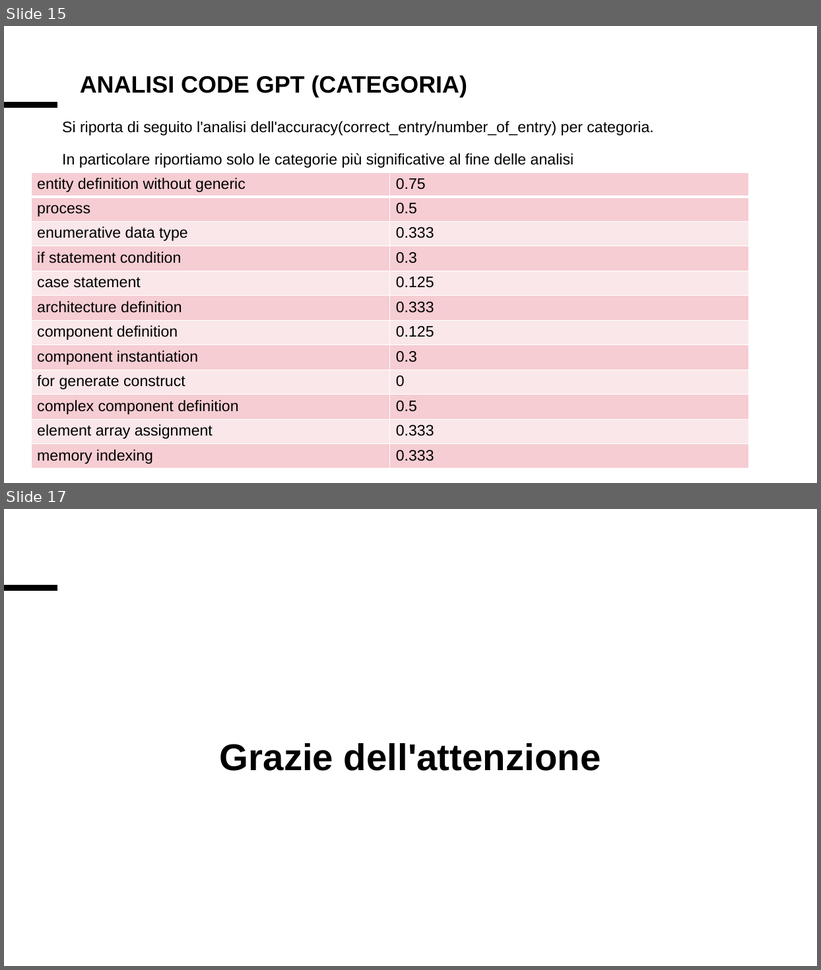
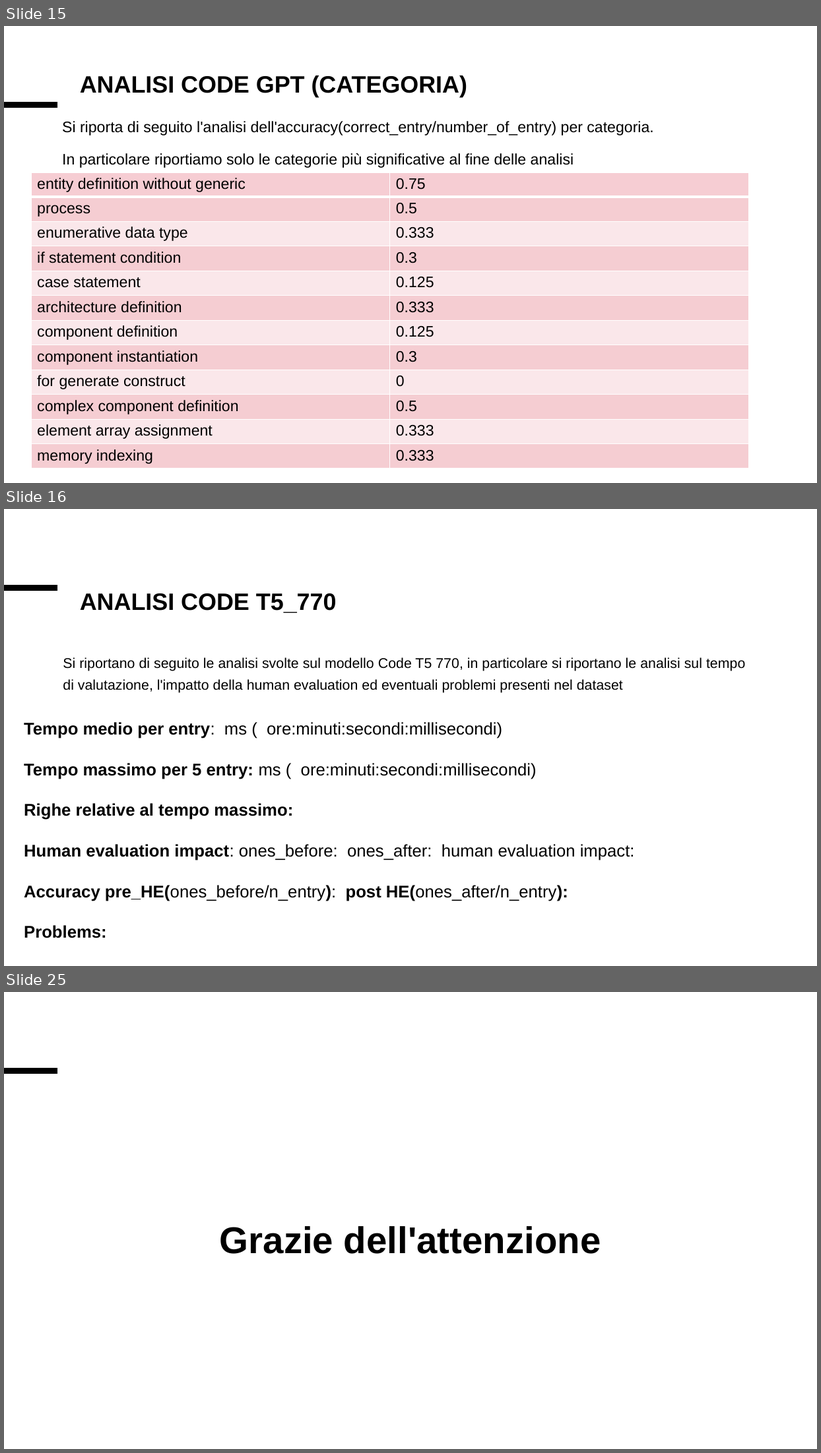
Before and after one commit to Simpronic/Tesi_Generatore_VHDL, a slide deck: altro/Presentazione_risultati.pptx. Shown one above the other, each under a label of ours: slides 15 and 17 before the commit, slides 15, 16 and 25 after it; the slides between them are not shown. The pictures are 821x970 and 821x1453 pixels, drawn with LibreOffice and Linux fonts; fonts in the diff are those of the drawing. Boxes give left, top, right and bottom in pixels: in the first picture for what was removed or moved away, otherwise in the second. Text is boxed around its words. In the diff, an @@ line names an element or a change of style, - is before the commit and + after.

Commit message:
Aggiunta analisi common failure per categoria, modificata la struttura principale per renderla più configurabile

```diff
--- a/altro/Presentazione_risultati.pptx
+++ b/altro/Presentazione_risultati.pptx
@@ slide 16 added at bbox=[4, 509, 817, 966], background #FFFFFF @@
@@ line added from (4, 588) to (57, 588), #000000 6.75 pt @@
@@ line added from (4, 588) to (57, 588), #000000 6.75 pt @@
@@ title added at bbox=[80, 593, 337, 613], 28 pt, text #000000, bold @@
+ANALISI CODE T5_770
@@ text added at bbox=[63, 657, 745, 693], 16.6 pt, text #000000 @@
+Si riportano di seguito le analisi svolte sul modello Code T5 770, in particolare si riportano le analisi sul tempo di valutazione, l'impatto della human evaluation ed eventuali problemi presenti nel dataset
@@ text added at bbox=[24, 722, 635, 939], 20 pt, text #000000 @@
+Tempo medio per entry: ms ( ore:minuti:secondi:millisecondi)
+Tempo massimo per 5 entry: ms ( ore:minuti:secondi:millisecondi)
+Righe relative al tempo massimo:
+Human evaluation impact: ones_before: ones_after: human evaluation impact:
+Accuracy pre_HE(ones_before/n_entry): post HE(ones_after/n_entry):
+Problems:
@@ what was slide 17 is now slide 25 @@
```
Also in this commit, not shown: 2 slides changed, 7 other slides added, 4 other files.
